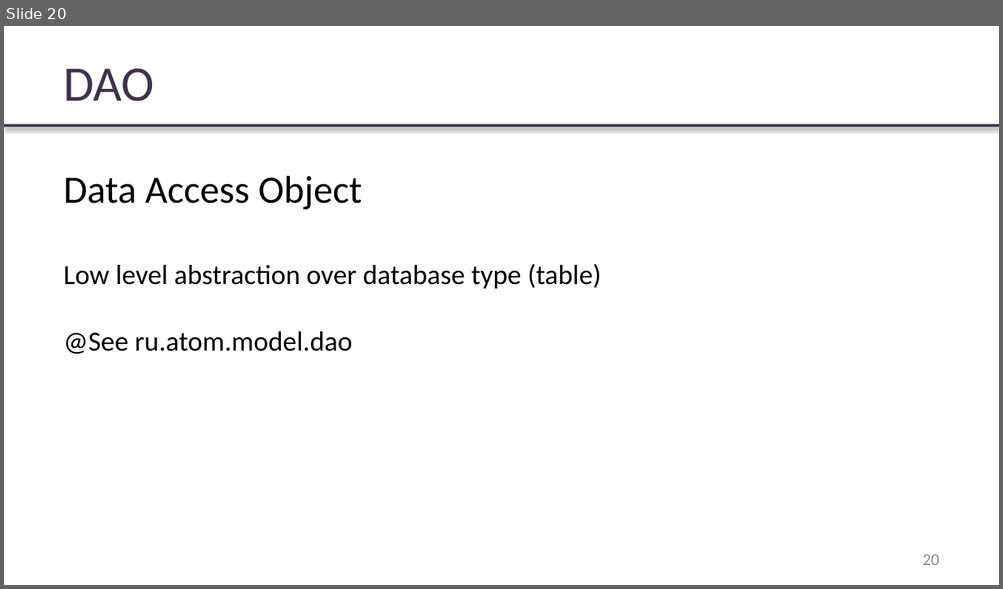
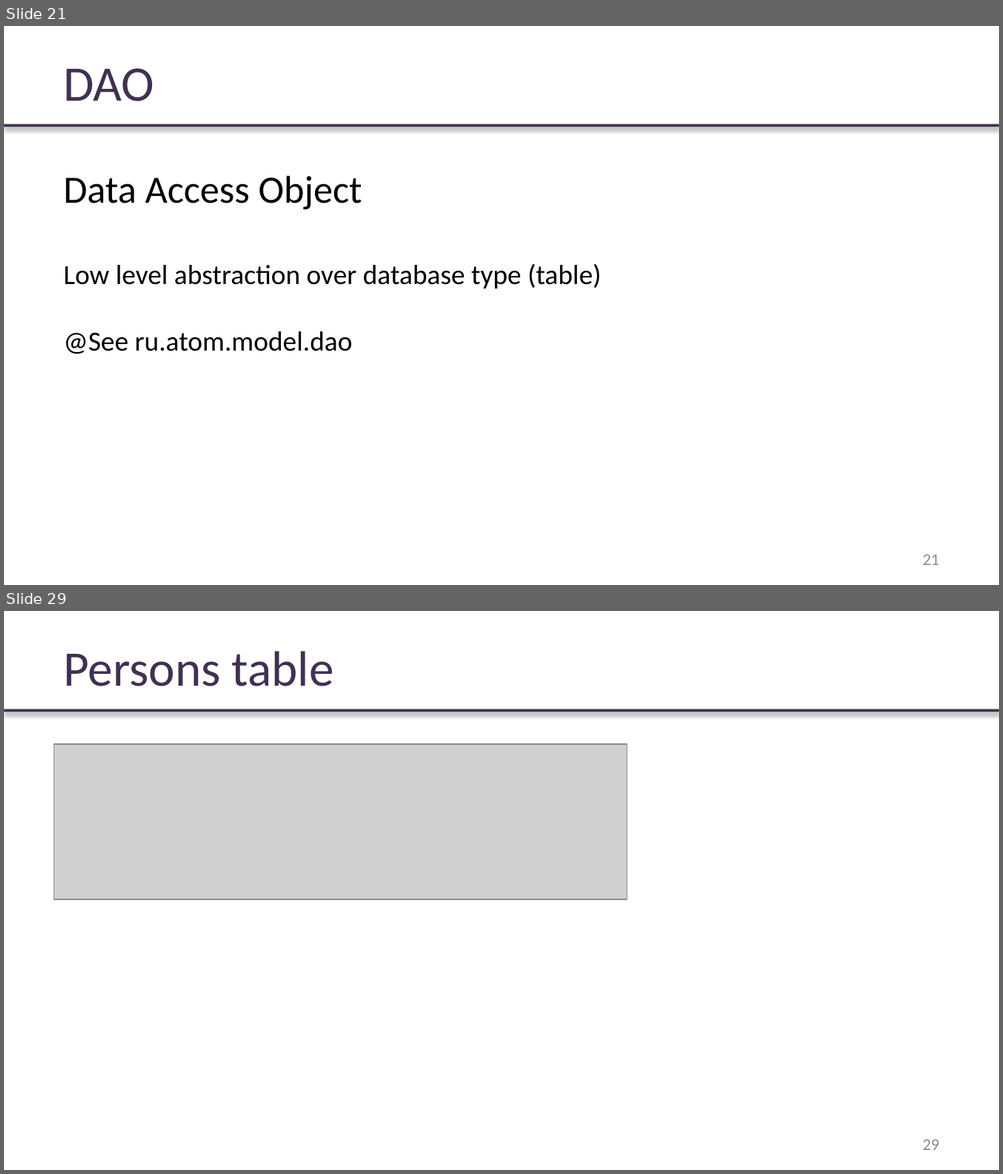
Before and after one commit to rybalkinsd/atom, a slide deck: lecture5/presentation/lecture05.pptx. Shown one above the other, each under a label of ours: slide 20 before the commit, slides 21 and 29 after it; the slides between them are not shown. The pictures are 1003x589 and 1003x1174 pixels, drawn with LibreOffice and Linux fonts; fonts in the diff are those of the drawing; grey boxes stand for pictures; background and template pictures are left out. Boxes give left, top, right and bottom in pixels: in the first picture for what was removed or moved away, otherwise in the second. Text is boxed around its words. In the diff, an @@ line names an element or a change of style, - is before the commit and + after.

```diff
--- a/lecture5/presentation/lecture05.pptx
+++ b/lecture5/presentation/lecture05.pptx
@@ slide 29 added at box(4, 611, 999, 1170), background #FFFFFF; not listed: 1 template element that a slide beside it also shows @@
@@ text added at box(63, 651, 334, 686), 36 pt, text #403152 @@
+Persons table
@@ picture added at box(54, 744, 626, 900) @@
@@ page number added at box(922, 1139, 939, 1150), 12 pt, text #8B8B8B @@
+29
@@ what was slide 20 is now slide 21 @@
@@ page number at box(922, 554, 939, 565): text changed @@
-20
+21
```
Also in this commit, not shown: 2 slides changed, 9 other slides added, 3 other files.
